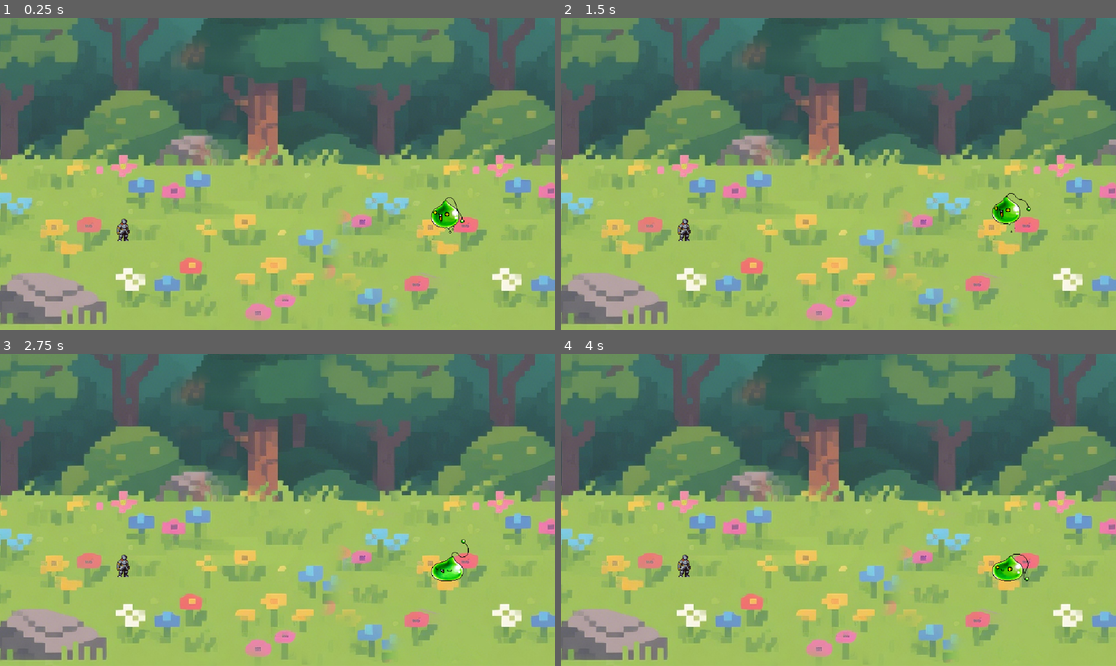
Above: before the commit, frames 1-4 (two rows, left to right).
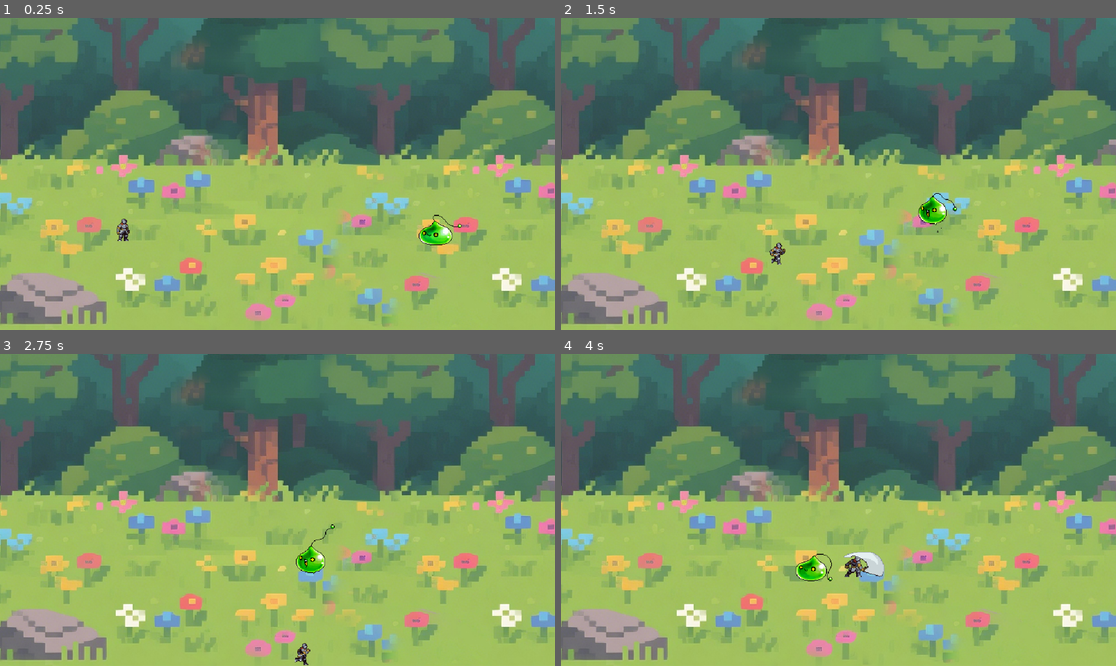
Above: after the commit, the same moments.

Repository: 4happy666/xiuxian
Game: Godot game, scene res://scenes/LittleForest.tscn
The game is run twice, just before and just after one commit, with the same random seed, the same clock (stepped at 60 frames per second) and the same inputs. Before the commit the project starts from res://scenes/Little Forest.tscn.
Inputs:
- Up to frame 1 (0.25 s): no input
- Up to frame 2 (1.5 s): hold Right (right, bound only after the commit) 0.53-1.28 s; hold Down (down, bound only after the commit) from 1.28 s (still down)
- Up to frame 3 (2.75 s): release Down (down, bound only after the commit) at 2.03 s; hold Right (right, bound only after the commit) from 2.03 s (still down)
- Up to frame 4 (4 s): release Right (right, bound only after the commit) at 2.78 s; hold Up (up, bound only after the commit) 2.78-3.53 s; hold Left (left, bound only after the commit) from 3.53 s (still down)

The runs differ from the first frame. In frame 1, 0.7% of the frame differs, in the area x 75-84%, y 57-73%; in frame 2, 0.9%; in frame 3, 0.9%; in frame 4, 1.3%, in the area x 21-85%, y 63-73%.

Commit message:
添加空气墙，玩家移动，怪物移动，碰撞

Diff:
--- a/xiuxian/hanli/hanli.tscn
+++ /dev/null
@@ -1,208 +0,0 @@
-[gd_scene load_steps=30 format=3 uid="uid://dambi0dx4ov6f"]
-
-[ext_resource type="Texture2D" uid="uid://dp0tudsvqh1yo" path="res://hanli/_Run.png" id="1_iwvj8"]
-[ext_resource type="Texture2D" uid="uid://daul0qixiu68x" path="res://hanli/_Idle.png" id="1_o0ta0"]
-[ext_resource type="Texture2D" uid="uid://cbw3sbolexs20" path="res://hanli/_Attack.png" id="2_t22kh"]
-
-[sub_resource type="AtlasTexture" id="AtlasTexture_iwvj8"]
-atlas = ExtResource("1_o0ta0")
-region = Rect2(0, 0, 120, 80)
-
-[sub_resource type="AtlasTexture" id="AtlasTexture_t22kh"]
-atlas = ExtResource("1_o0ta0")
-region = Rect2(120, 0, 120, 80)
-
-[sub_resource type="AtlasTexture" id="AtlasTexture_yg5vd"]
-atlas = ExtResource("1_o0ta0")
-region = Rect2(240, 0, 120, 80)
-
-[sub_resource type="AtlasTexture" id="AtlasTexture_ip5p3"]
-atlas = ExtResource("1_o0ta0")
-region = Rect2(360, 0, 120, 80)
-
-[sub_resource type="AtlasTexture" id="AtlasTexture_mu2w7"]
-atlas = ExtResource("1_o0ta0")
-region = Rect2(480, 0, 120, 80)
-
-[sub_resource type="AtlasTexture" id="AtlasTexture_4a6va"]
-atlas = ExtResource("1_o0ta0")
-region = Rect2(600, 0, 120, 80)
-
-[sub_resource type="AtlasTexture" id="AtlasTexture_hs84p"]
-atlas = ExtResource("1_o0ta0")
-region = Rect2(720, 0, 120, 80)
-
-[sub_resource type="AtlasTexture" id="AtlasTexture_apqdc"]
-atlas = ExtResource("1_o0ta0")
-region = Rect2(840, 0, 120, 80)
-
-[sub_resource type="AtlasTexture" id="AtlasTexture_p84e7"]
-atlas = ExtResource("1_o0ta0")
-region = Rect2(960, 0, 120, 80)
-
-[sub_resource type="AtlasTexture" id="AtlasTexture_l08wf"]
-atlas = ExtResource("1_o0ta0")
-region = Rect2(1080, 0, 120, 80)
-
-[sub_resource type="AtlasTexture" id="AtlasTexture_bvy7o"]
-atlas = ExtResource("2_t22kh")
-region = Rect2(0, 0, 120, 80)
-
-[sub_resource type="AtlasTexture" id="AtlasTexture_l6q80"]
-atlas = ExtResource("2_t22kh")
-region = Rect2(120, 0, 120, 80)
-
-[sub_resource type="AtlasTexture" id="AtlasTexture_n1nn0"]
-atlas = ExtResource("2_t22kh")
-region = Rect2(240, 0, 120, 80)
-
-[sub_resource type="AtlasTexture" id="AtlasTexture_p3jkp"]
-atlas = ExtResource("2_t22kh")
-region = Rect2(360, 0, 120, 80)
-
-[sub_resource type="AtlasTexture" id="AtlasTexture_o72of"]
-atlas = ExtResource("1_iwvj8")
-region = Rect2(0, 0, 120, 80)
-
-[sub_resource type="AtlasTexture" id="AtlasTexture_yqb6g"]
-atlas = ExtResource("1_iwvj8")
-region = Rect2(120, 0, 120, 80)
-
-[sub_resource type="AtlasTexture" id="AtlasTexture_ju1dt"]
-atlas = ExtResource("1_iwvj8")
-region = Rect2(240, 0, 120, 80)
-
-[sub_resource type="AtlasTexture" id="AtlasTexture_03bvw"]
-atlas = ExtResource("1_iwvj8")
-region = Rect2(360, 0, 120, 80)
-
-[sub_resource type="AtlasTexture" id="AtlasTexture_mdj2e"]
-atlas = ExtResource("1_iwvj8")
-region = Rect2(480, 0, 120, 80)
-
-[sub_resource type="AtlasTexture" id="AtlasTexture_3mgwy"]
-atlas = ExtResource("1_iwvj8")
-region = Rect2(600, 0, 120, 80)
-
-[sub_resource type="AtlasTexture" id="AtlasTexture_7ntmp"]
-atlas = ExtResource("1_iwvj8")
-region = Rect2(720, 0, 120, 80)
-
-[sub_resource type="AtlasTexture" id="AtlasTexture_8861s"]
-atlas = ExtResource("1_iwvj8")
-region = Rect2(840, 0, 120, 80)
-
-[sub_resource type="AtlasTexture" id="AtlasTexture_p31g6"]
-atlas = ExtResource("1_iwvj8")
-region = Rect2(960, 0, 120, 80)
-
-[sub_resource type="AtlasTexture" id="AtlasTexture_5bmbp"]
-atlas = ExtResource("1_iwvj8")
-region = Rect2(1080, 0, 120, 80)
-
-[sub_resource type="SpriteFrames" id="SpriteFrames_o72of"]
-animations = [{
-"frames": [{
-"duration": 1.0,
-"texture": SubResource("AtlasTexture_iwvj8")
-}, {
-"duration": 1.0,
-"texture": SubResource("AtlasTexture_t22kh")
-}, {
-"duration": 1.0,
-"texture": SubResource("AtlasTexture_yg5vd")
-}, {
-"duration": 1.0,
-"texture": SubResource("AtlasTexture_ip5p3")
-}, {
-"duration": 1.0,
-"texture": SubResource("AtlasTexture_mu2w7")
-}, {
-"duration": 1.0,
-"texture": SubResource("AtlasTexture_4a6va")
-}, {
-"duration": 1.0,
-"texture": SubResource("AtlasTexture_hs84p")
-}, {
-"duration": 1.0,
-"texture": SubResource("AtlasTexture_apqdc")
-}, {
-"duration": 1.0,
-"texture": SubResource("AtlasTexture_p84e7")
-}, {
-"duration": 1.0,
-"texture": SubResource("AtlasTexture_l08wf")
-}],
-"loop": true,
-"name": &"待机",
-"speed": 8.0
-}, {
-"frames": [{
-"duration": 1.0,
-"texture": SubResource("AtlasTexture_bvy7o")
-}, {
-"duration": 1.0,
-"texture": SubResource("AtlasTexture_l6q80")
-}, {
-"duration": 1.0,
-"texture": SubResource("AtlasTexture_n1nn0")
-}, {
-"duration": 1.0,
-"texture": SubResource("AtlasTexture_p3jkp")
-}],
-"loop": true,
-"name": &"攻击",
-"speed": 5.0
-}, {
-"frames": [{
-"duration": 1.0,
-"texture": SubResource("AtlasTexture_o72of")
-}, {
-"duration": 1.0,
-"texture": SubResource("AtlasTexture_yqb6g")
-}, {
-"duration": 1.0,
-"texture": SubResource("AtlasTexture_ju1dt")
-}, {
-"duration": 1.0,
-"texture": SubResource("AtlasTexture_03bvw")
-}, {
-"duration": 1.0,
-"texture": SubResource("AtlasTexture_mdj2e")
-}, {
-"duration": 1.0,
-"texture": SubResource("AtlasTexture_3mgwy")
-}, {
-"duration": 1.0,
-"texture": SubResource("AtlasTexture_7ntmp")
-}, {
-"duration": 1.0,
-"texture": SubResource("AtlasTexture_8861s")
-}, {
-"duration": 1.0,
-"texture": SubResource("AtlasTexture_p31g6")
-}, {
-"duration": 1.0,
-"texture": SubResource("AtlasTexture_5bmbp")
-}],
-"loop": true,
-"name": &"移动",
-"speed": 12.0
-}]
-
-[sub_resource type="CapsuleShape2D" id="CapsuleShape2D_bvy7o"]
-radius = 9.0
-height = 40.0
-
-[node name="韩立" type="CharacterBody2D"]
-
-[node name="AnimatedSprite2D" type="AnimatedSprite2D" parent="."]
-position = Vector2(0, -18)
-sprite_frames = SubResource("SpriteFrames_o72of")
-animation = &"待机"
-autoplay = "待机"
-frame_progress = 0.992596
-
-[node name="CollisionShape2D" type="CollisionShape2D" parent="."]
-position = Vector2(-3, 3)
-shape = SubResource("CapsuleShape2D_bvy7o")
--- a/xiuxian/lvjingling/lvjingling.tscn
+++ b/xiuxian/monster/Monster.tscn
@@ -1,6 +1,7 @@
-[gd_scene load_steps=10 format=3 uid="uid://c4g2e20qdtgw7"]
+[gd_scene load_steps=11 format=3 uid="uid://c4g2e20qdtgw7"]
 
-[ext_resource type="Texture2D" uid="uid://d25sp6ebj1gom" path="res://lvjingling/Y绿精灵.png" id="1_da4un"]
+[ext_resource type="Script" uid="uid://bdf7k5fsdsrsr" path="res://monster/monster.gd" id="1_btgbp"]
+[ext_resource type="Texture2D" uid="uid://d25sp6ebj1gom" path="res://asset/monster/Y绿精灵.png" id="1_da4un"]
 
 [sub_resource type="AtlasTexture" id="AtlasTexture_vtqyc"]
 atlas = ExtResource("1_da4un")
@@ -53,18 +54,21 @@
 }]
 
 [sub_resource type="CapsuleShape2D" id="CapsuleShape2D_fdg15"]
-radius = 25.0
+radius = 29.0
 height = 68.0
 
-[node name="lvjingling" type="Area2D"]
+[node name="Monster" type="Area2D"]
+script = ExtResource("1_btgbp")
 
 [node name="AnimatedSprite2D" type="AnimatedSprite2D" parent="."]
 position = Vector2(9, -29)
 sprite_frames = SubResource("SpriteFrames_kgt38")
 animation = &"移动"
 autoplay = "移动"
-frame_progress = 0.67874
+frame_progress = 0.279487
 
-[node name="CollisionShape2D" type="CollisionShape2D" parent="AnimatedSprite2D"]
-position = Vector2(-9, 14)
+[node name="CollisionShape2D" type="CollisionShape2D" parent="."]
+position = Vector2(0, -15)
 shape = SubResource("CapsuleShape2D_fdg15")
+
+[connection signal="body_entered" from="." to="." method="_on_body_entered"]
--- /dev/null
+++ b/xiuxian/monster/monster.gd
@@ -0,0 +1,13 @@
+extends Area2D
+
+@export var monster_speed: float = -80;
+
+# Called every frame. 'delta' is the elapsed time since the previous frame.
+func _physics_process(delta: float) -> void:
+	position += Vector2(monster_speed, 0) * delta
+
+
+func _on_body_entered(body: Node2D) -> void:
+	if body is CharacterBody2D:
+		print("kill player")
+		body.game_over()
--- /dev/null
+++ b/xiuxian/player/Player.tscn
@@ -0,0 +1,210 @@
+[gd_scene load_steps=31 format=3 uid="uid://dambi0dx4ov6f"]
+
+[ext_resource type="Script" uid="uid://hwwmmkchnh1i" path="res://scripts/Player.gd" id="1_83hs8"]
+[ext_resource type="Texture2D" uid="uid://dp0tudsvqh1yo" path="res://asset/player/_Run.png" id="1_iwvj8"]
+[ext_resource type="Texture2D" uid="uid://daul0qixiu68x" path="res://asset/player/_Idle.png" id="1_o0ta0"]
+[ext_resource type="Texture2D" uid="uid://cbw3sbolexs20" path="res://asset/player/_Attack.png" id="2_t22kh"]
+
+[sub_resource type="AtlasTexture" id="AtlasTexture_bvy7o"]
+atlas = ExtResource("2_t22kh")
+region = Rect2(0, 0, 120, 80)
+
+[sub_resource type="AtlasTexture" id="AtlasTexture_l6q80"]
+atlas = ExtResource("2_t22kh")
+region = Rect2(120, 0, 120, 80)
+
+[sub_resource type="AtlasTexture" id="AtlasTexture_n1nn0"]
+atlas = ExtResource("2_t22kh")
+region = Rect2(240, 0, 120, 80)
+
+[sub_resource type="AtlasTexture" id="AtlasTexture_p3jkp"]
+atlas = ExtResource("2_t22kh")
+region = Rect2(360, 0, 120, 80)
+
+[sub_resource type="AtlasTexture" id="AtlasTexture_iwvj8"]
+atlas = ExtResource("1_o0ta0")
+region = Rect2(0, 0, 120, 80)
+
+[sub_resource type="AtlasTexture" id="AtlasTexture_t22kh"]
+atlas = ExtResource("1_o0ta0")
+region = Rect2(120, 0, 120, 80)
+
+[sub_resource type="AtlasTexture" id="AtlasTexture_yg5vd"]
+atlas = ExtResource("1_o0ta0")
+region = Rect2(240, 0, 120, 80)
+
+[sub_resource type="AtlasTexture" id="AtlasTexture_ip5p3"]
+atlas = ExtResource("1_o0ta0")
+region = Rect2(360, 0, 120, 80)
+
+[sub_resource type="AtlasTexture" id="AtlasTexture_mu2w7"]
+atlas = ExtResource("1_o0ta0")
+region = Rect2(480, 0, 120, 80)
+
+[sub_resource type="AtlasTexture" id="AtlasTexture_4a6va"]
+atlas = ExtResource("1_o0ta0")
+region = Rect2(600, 0, 120, 80)
+
+[sub_resource type="AtlasTexture" id="AtlasTexture_hs84p"]
+atlas = ExtResource("1_o0ta0")
+region = Rect2(720, 0, 120, 80)
+
+[sub_resource type="AtlasTexture" id="AtlasTexture_apqdc"]
+atlas = ExtResource("1_o0ta0")
+region = Rect2(840, 0, 120, 80)
+
+[sub_resource type="AtlasTexture" id="AtlasTexture_p84e7"]
+atlas = ExtResource("1_o0ta0")
+region = Rect2(960, 0, 120, 80)
+
+[sub_resource type="AtlasTexture" id="AtlasTexture_l08wf"]
+atlas = ExtResource("1_o0ta0")
+region = Rect2(1080, 0, 120, 80)
+
+[sub_resource type="AtlasTexture" id="AtlasTexture_o72of"]
+atlas = ExtResource("1_iwvj8")
+region = Rect2(0, 0, 120, 80)
+
+[sub_resource type="AtlasTexture" id="AtlasTexture_yqb6g"]
+atlas = ExtResource("1_iwvj8")
+region = Rect2(120, 0, 120, 80)
+
+[sub_resource type="AtlasTexture" id="AtlasTexture_ju1dt"]
+atlas = ExtResource("1_iwvj8")
+region = Rect2(240, 0, 120, 80)
+
+[sub_resource type="AtlasTexture" id="AtlasTexture_03bvw"]
+atlas = ExtResource("1_iwvj8")
+region = Rect2(360, 0, 120, 80)
+
+[sub_resource type="AtlasTexture" id="AtlasTexture_mdj2e"]
+atlas = ExtResource("1_iwvj8")
+region = Rect2(480, 0, 120, 80)
+
+[sub_resource type="AtlasTexture" id="AtlasTexture_3mgwy"]
+atlas = ExtResource("1_iwvj8")
+region = Rect2(600, 0, 120, 80)
+
+[sub_resource type="AtlasTexture" id="AtlasTexture_7ntmp"]
+atlas = ExtResource("1_iwvj8")
+region = Rect2(720, 0, 120, 80)
+
+[sub_resource type="AtlasTexture" id="AtlasTexture_8861s"]
+atlas = ExtResource("1_iwvj8")
+region = Rect2(840, 0, 120, 80)
+
+[sub_resource type="AtlasTexture" id="AtlasTexture_p31g6"]
+atlas = ExtResource("1_iwvj8")
+region = Rect2(960, 0, 120, 80)
+
+[sub_resource type="AtlasTexture" id="AtlasTexture_5bmbp"]
+atlas = ExtResource("1_iwvj8")
+region = Rect2(1080, 0, 120, 80)
+
+[sub_resource type="SpriteFrames" id="SpriteFrames_o72of"]
+animations = [{
+"frames": [{
+"duration": 1.0,
+"texture": SubResource("AtlasTexture_bvy7o")
+}, {
+"duration": 1.0,
+"texture": SubResource("AtlasTexture_l6q80")
+}, {
+"duration": 1.0,
+"texture": SubResource("AtlasTexture_n1nn0")
+}, {
+"duration": 1.0,
+"texture": SubResource("AtlasTexture_p3jkp")
+}],
+"loop": true,
+"name": &"attack",
+"speed": 5.0
+}, {
+"frames": [{
+"duration": 1.0,
+"texture": SubResource("AtlasTexture_iwvj8")
+}, {
+"duration": 1.0,
+"texture": SubResource("AtlasTexture_t22kh")
+}, {
+"duration": 1.0,
+"texture": SubResource("AtlasTexture_yg5vd")
+}, {
+"duration": 1.0,
+"texture": SubResource("AtlasTexture_ip5p3")
+}, {
+"duration": 1.0,
+"texture": SubResource("AtlasTexture_mu2w7")
+}, {
+"duration": 1.0,
+"texture": SubResource("AtlasTexture_4a6va")
+}, {
+"duration": 1.0,
+"texture": SubResource("AtlasTexture_hs84p")
+}, {
+"duration": 1.0,
+"texture": SubResource("AtlasTexture_apqdc")
+}, {
+"duration": 1.0,
+"texture": SubResource("AtlasTexture_p84e7")
+}, {
+"duration": 1.0,
+"texture": SubResource("AtlasTexture_l08wf")
+}],
+"loop": true,
+"name": &"idle",
+"speed": 8.0
+}, {
+"frames": [{
+"duration": 1.0,
+"texture": SubResource("AtlasTexture_o72of")
+}, {
+"duration": 1.0,
+"texture": SubResource("AtlasTexture_yqb6g")
+}, {
+"duration": 1.0,
+"texture": SubResource("AtlasTexture_ju1dt")
+}, {
+"duration": 1.0,
+"texture": SubResource("AtlasTexture_03bvw")
+}, {
+"duration": 1.0,
+"texture": SubResource("AtlasTexture_mdj2e")
+}, {
+"duration": 1.0,
+"texture": SubResource("AtlasTexture_3mgwy")
+}, {
+"duration": 1.0,
+"texture": SubResource("AtlasTexture_7ntmp")
+}, {
+"duration": 1.0,
+"texture": SubResource("AtlasTexture_8861s")
+}, {
+"duration": 1.0,
+"texture": SubResource("AtlasTexture_p31g6")
+}, {
+"duration": 1.0,
+"texture": SubResource("AtlasTexture_5bmbp")
+}],
+"loop": true,
+"name": &"run",
+"speed": 12.0
+}]
+
+[sub_resource type="CapsuleShape2D" id="CapsuleShape2D_bvy7o"]
+radius = 12.0
+height = 44.0
+
+[node name="Player" type="CharacterBody2D" node_paths=PackedStringArray("animator")]
+script = ExtResource("1_83hs8")
+animator = NodePath("AnimatedSprite2D")
+
+[node name="AnimatedSprite2D" type="AnimatedSprite2D" parent="."]
+position = Vector2(0, -18)
+sprite_frames = SubResource("SpriteFrames_o72of")
+animation = &"run"
+autoplay = "idle"
+
+[node name="CollisionShape2D" type="CollisionShape2D" parent="."]
+position = Vector2(-4, 2)
+shape = SubResource("CapsuleShape2D_bvy7o")
--- a/xiuxian/project.godot
+++ b/xiuxian/project.godot
@@ -15,6 +15,29 @@
 config/features=PackedStringArray("4.4", "Forward Plus")
 config/icon="res://icon.svg"
 
+[input]
+
+left={
+"deadzone": 0.2,
+"events": [Object(InputEventKey,"resource_local_to_scene":false,"resource_name":"","device":0,"window_id":0,"alt_pressed":false,"shift_pressed":false,"ctrl_pressed":false,"meta_pressed":false,"pressed":false,"keycode":0,"physical_keycode":4194319,"key_label":0,"unicode":0,"location":0,"echo":false,"script":null)
+]
+}
+right={
+"deadzone": 0.2,
+"events": [Object(InputEventKey,"resource_local_to_scene":false,"resource_name":"","device":-1,"window_id":0,"alt_pressed":false,"shift_pressed":false,"ctrl_pressed":false,"meta_pressed":false,"pressed":false,"keycode":0,"physical_keycode":4194321,"key_label":0,"unicode":0,"location":0,"echo":false,"script":null)
+]
+}
+up={
+"deadzone": 0.2,
+"events": [Object(InputEventKey,"resource_local_to_scene":false,"resource_name":"","device":-1,"window_id":0,"alt_pressed":false,"shift_pressed":false,"ctrl_pressed":false,"meta_pressed":false,"pressed":false,"keycode":0,"physical_keycode":4194320,"key_label":0,"unicode":0,"location":0,"echo":false,"script":null)
+]
+}
+down={
+"deadzone": 0.2,
+"events": [Object(InputEventKey,"resource_local_to_scene":false,"resource_name":"","device":-1,"window_id":0,"alt_pressed":false,"shift_pressed":false,"ctrl_pressed":false,"meta_pressed":false,"pressed":false,"keycode":0,"physical_keycode":4194322,"key_label":0,"unicode":0,"location":0,"echo":false,"script":null)
+]
+}
+
 [rendering]
 
 textures/canvas_textures/default_texture_filter=0
--- /dev/null
+++ b/xiuxian/scenes/Game.tscn
@@ -0,0 +1,54 @@
+[gd_scene load_steps=5 format=3 uid="uid://cmhlwt1evlw4h"]
+
+[ext_resource type="Texture2D" uid="uid://dfcw4iqdh811q" path="res://asset/background/LittleForest.jpg" id="1_ibkli"]
+[ext_resource type="PackedScene" uid="uid://dambi0dx4ov6f" path="res://player/Player.tscn" id="2_cpr0p"]
+[ext_resource type="PackedScene" uid="uid://c4g2e20qdtgw7" path="res://monster/Monster.tscn" id="3_78awf"]
+
+[sub_resource type="WorldBoundaryShape2D" id="WorldBoundaryShape2D_cpr0p"]
+distance = -533.0
+
+[node name="Node2D" type="Node2D"]
+y_sort_enabled = true
+
+[node name="Sprite2D" type="Sprite2D" parent="."]
+texture = ExtResource("1_ibkli")
+
+[node name="Camera2D" type="Camera2D" parent="."]
+zoom = Vector2(0.6, 0.6)
+metadata/_edit_lock_ = true
+
+[node name="Monster" parent="." instance=ExtResource("3_78awf")]
+position = Vector2(520, 371)
+
+[node name="Player" parent="." instance=ExtResource("2_cpr0p")]
+position = Vector2(-374, 375)
+
+[node name="Boundary" type="Node2D" parent="."]
+
+[node name="StaticBody2D" type="StaticBody2D" parent="Boundary"]
+
+[node name="CollisionShape2D" type="CollisionShape2D" parent="Boundary/StaticBody2D"]
+position = Vector2(0, -10)
+shape = SubResource("WorldBoundaryShape2D_cpr0p")
+
+[node name="StaticBody2D2" type="StaticBody2D" parent="Boundary"]
+
+[node name="CollisionShape2D" type="CollisionShape2D" parent="Boundary/StaticBody2D2"]
+position = Vector2(-410, 400)
+rotation = 1.5708
+shape = SubResource("WorldBoundaryShape2D_cpr0p")
+
+[node name="StaticBody2D3" type="StaticBody2D" parent="Boundary"]
+position = Vector2(420, 400)
+
+[node name="CollisionShape2D" type="CollisionShape2D" parent="Boundary/StaticBody2D3"]
+position = Vector2(-12, 7)
+rotation = -1.5708
+shape = SubResource("WorldBoundaryShape2D_cpr0p")
+
+[node name="StaticBody2D4" type="StaticBody2D" parent="Boundary"]
+position = Vector2(-11, 144)
+
+[node name="CollisionShape2D" type="CollisionShape2D" parent="Boundary/StaticBody2D4"]
+position = Vector2(12, -411)
+shape = SubResource("WorldBoundaryShape2D_cpr0p")
--- a/xiuxian/scenes/Little Forest.tscn
+++ b/xiuxian/scenes/LittleForest.tscn
@@ -1,8 +1,8 @@
 [gd_scene load_steps=5 format=3 uid="uid://cj8abflitx8ix"]
 
-[ext_resource type="Texture2D" uid="uid://dfcw4iqdh811q" path="res://scenes/Little Forest.jpg" id="1_6a31k"]
-[ext_resource type="PackedScene" uid="uid://dambi0dx4ov6f" path="res://hanli/hanli.tscn" id="2_jfqcx"]
-[ext_resource type="PackedScene" uid="uid://c4g2e20qdtgw7" path="res://lvjingling/lvjingling.tscn" id="3_jfqcx"]
+[ext_resource type="Texture2D" uid="uid://dfcw4iqdh811q" path="res://asset/background/LittleForest.jpg" id="1_6a31k"]
+[ext_resource type="PackedScene" uid="uid://dambi0dx4ov6f" path="res://player/Player.tscn" id="2_jfqcx"]
+[ext_resource type="PackedScene" uid="uid://c4g2e20qdtgw7" path="res://monster/Monster.tscn" id="3_jfqcx"]
 
 [sub_resource type="WorldBoundaryShape2D" id="WorldBoundaryShape2D_rmvyf"]
 distance = -1.90637
--- /dev/null
+++ b/xiuxian/scripts/Player.gd
@@ -0,0 +1,24 @@
+extends CharacterBody2D
+
+@export var move_speed : float = 200
+@export var animator : AnimatedSprite2D
+
+var is_game_over: bool = false
+
+func _physics_process(delta: float) -> void:
+	if not is_game_over:
+		velocity = Input.get_vector("left","right","up","down") * move_speed
+		# 如果速度为0，播放idle
+		if velocity == Vector2.ZERO:
+			animator.play("idle")
+		# 如果速度不为0，播放run
+		else:
+			animator.play("run")
+
+		move_and_slide()
+
+func game_over():
+	is_game_over = true
+	animator.play("attack")
+	await get_tree().create_timer(3).timeout
+	get_tree().reload_current_scene()
Renamed: xiuxian/scenes/Little Forest.jpg -> xiuxian/asset/background/LittleForest.jpg
Not shown, changed: xiuxian/asset/background/LittleForest.jpg.import
Renamed: xiuxian/lvjingling/Y绿精灵.png -> xiuxian/asset/monster/Y绿精灵.png
Not shown, changed: xiuxian/asset/monster/Y绿精灵.png.import
Renamed: xiuxian/hanli/_Attack.png -> xiuxian/asset/player/_Attack.png
Not shown, changed: xiuxian/asset/player/_Attack.png.import
Renamed: xiuxian/hanli/_Idle.png -> xiuxian/asset/player/_Idle.png
Not shown, changed: xiuxian/asset/player/_Idle.png.import
Renamed: xiuxian/hanli/_Run.png -> xiuxian/asset/player/_Run.png
Not shown, changed: xiuxian/asset/player/_Run.png.import
Not shown, added: xiuxian/monster/monster.gd.uid
Not shown, added: xiuxian/scripts/Player.gd.uid
(and 1 more such lines)
